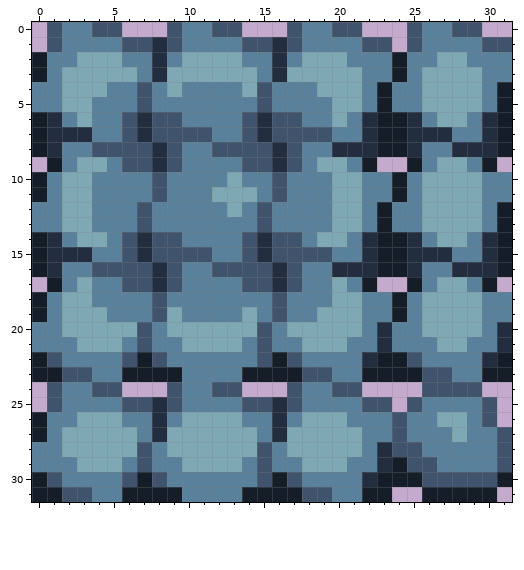
Two versions of one pixel-art file, assets/tileset/rock.aseprite. This is how it looked before the edit.
32x32 pixels, 1 frame.
After the commit:
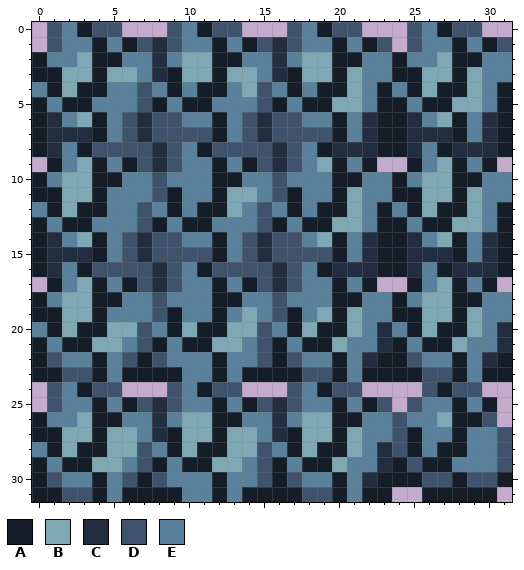
Palette (. is transparent): A #151d28  B #7da8b4  C #222d3f  D #3f536c  E #59819b
The exact change:
layer "0" added
layer "1" added
layer "2" added
layer "Layer 1" removed
Layer "2":
Colour B gives way to colour A in row 2 at x 4 to 5, 12 to 13, 20 and 28; in row 3 at x 4, 9, 12, 17, 20 and 28; in row 4 at x 3 to 4, 9, 19 to 20 and 27 to 28; in row 5 at x 2 to 3 and 26 to 27; in row 6 at x 20 and 28; in row 9 at x 4, 20 and 28.
Colour B gives way to colour A in row 10 at x 13, 20 to 21 and 28 to 29; in row 11 at x 12, 20 and 28; in row 12 at x 3, 20 and 27 to 28; in row 13 at x 2 to 3 and 26 to 27; in row 14 at x 4, 20 and 28; in row 17 at x 20 and 28.
Colour B gives way to colour A in row 18 at x 20 to 21 and 28 to 29; in row 19 at x 4, 9, 20 and 28; in row 20 at x 3 to 4, 9, 11 to 12, 17, 19 to 20 and 27 to 28; in row 21 at x 3, 10 to 11, 18 to 19 and 27; in row 26 at x 4 to 5, 12 to 13, 20 and 28; in row 27 at x 4, 9, 12, 17, 20 and 28.
Colour B gives way to colour A in row 28 at x 3 to 4, 9, 11 to 12, 17 and 19 to 20; in row 29 at x 3, 10 to 11 and 18 to 19.
Colour D gives way to colour A in row 1 at x 6, 14, 22 and 30; in row 9 at x 6 and 14; in row 17 at x 6 and 14; in row 24 at x 27; in row 25 at x 6, 14, 22 and 30; in row 28 at x 25.
Colour D gives way to colour A in row 29 at x 26; in row 30 at x 28.
Colour E gives way to colour A in row 0 at x 3, 11, 19 and 27; in row 1 at x 4, 12, 20 and 28; in row 2 at x 21 and 29; in row 3 at x 1 and 25; in row 4 at x 1, 11 to 12, 17 and 25; in row 5 at x 0, 8, 10 to 11, 16, 18 to 19 and 24.
Colour E gives way to colour A in row 6 at x 4 and 12; in row 7 at x 4, 12, 20 and 28; in row 8 at x 3, 11, 19 and 27; in row 9 at x 12; in row 10 at x 4 to 5 and 12; in row 11 at x 1, 4, 9, 17 and 25.
Colour E gives way to colour A in row 12 at x 1, 4, 9, 11 to 12, 17, 19 and 25; in row 13 at x 0, 8, 10 to 11, 16, 18 to 19 and 24; in row 14 at x 12; in row 15 at x 4, 12, 20 and 28; in row 16 at x 3, 11, 19 and 27; in row 17 at x 4 and 12.
Colour E gives way to colour A in row 18 at x 4 to 5 and 12 to 13; in row 19 at x 1, 12, 17 and 25; in row 20 at x 1 and 25; in row 21 at x 0, 2, 8, 16, 24 and 26; in rows 22 to 23 at x 4, 12, 20 and 28; in row 24 at x 3, 11 and 19.
Colour E gives way to colour A in row 25 at x 4, 12, 20 and 28; in row 26 at x 21 and 29; in row 27 at x 1 and 25; in row 28 at x 1 and 27 to 28; in row 29 at x 0, 2, 8, 16 and 27; in rows 30 to 31 at x 4, 12 and 20.
Where, in picture pixels (left, top, right, bottom), the same in both pictures:
changed: (32, 22, 497, 502)
